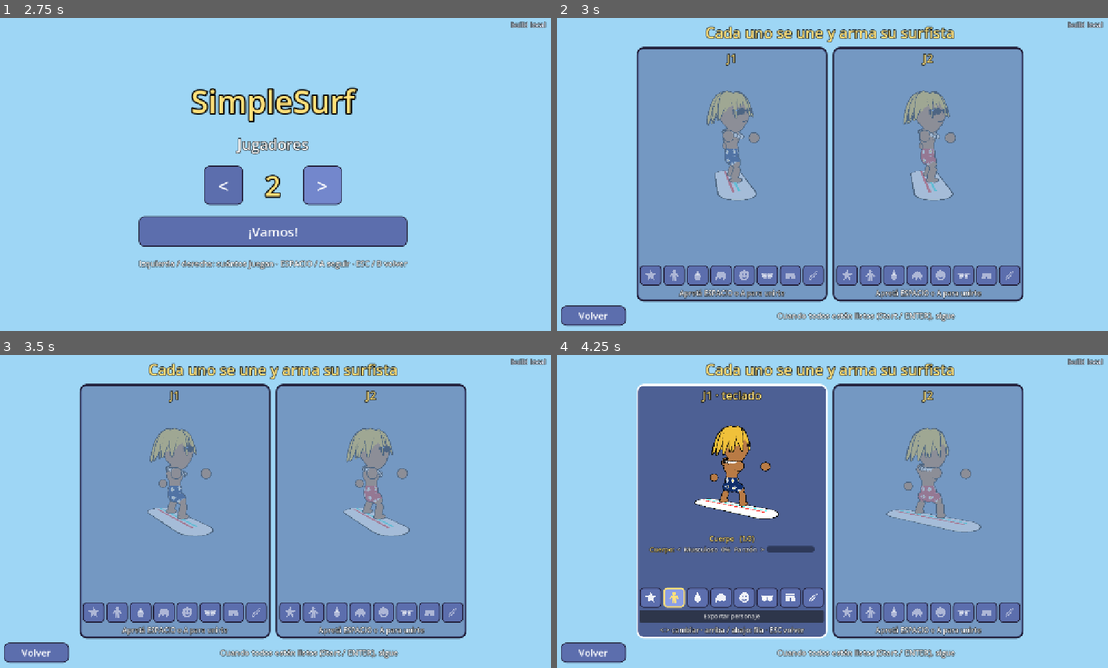
Above: before the commit, frames 1-4 (two rows, left to right).
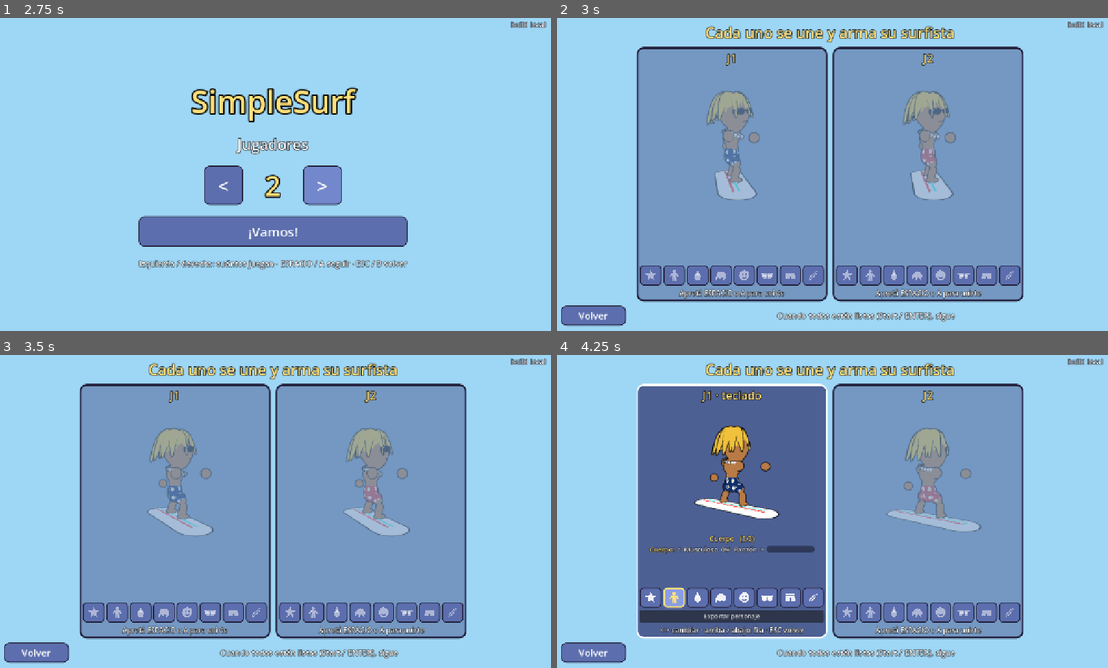
Above: after the commit, the same moments.

Repository: asimplesurfer/simplesurf
Game: Godot game, scene res://ui/menus/character_select.tscn
Two runs of this game, one before a commit and one after it. Both use one fixed random seed, a clock stepped at 60 frames per second and the inputs below. Sound files missing from this copy of the repository are replaced by a short silence.
Inputs (mouse positions are in pixels of both pictures, inside the frame that each line leads up to):
- Up to frame 1 (2.75 s): click "JUGAR" at 0.5 s; click "<" at 1.25 s; click ">" at 2 s
- Up to frame 2 (3 s): click "¡Vamos!" at 2.75 s
- Up to frame 3 (3.5 s): no input
- Up to frame 4 (4.25 s): tap Enter at 3.5 s; move the mouse to (953, 495) at 3.52 s; hold D (p1_right) from 3.53 s (still down); hold Space (p1_a) from 3.53 s (still down); click (953, 495) at 3.67 s

Frame 1 is identical in both runs. In frame 2, 0.2% of the frame differs, in the area x 27-72%, y 23-59%; in frame 3, 0.2%; in frame 4, 0.7%, in the area x 24-77%, y 22-57%.

Commit message:
3D a la resolución real de la pantalla y con antialiasing
En pantallas retina el SubViewportContainer dibujaba el 3D a 1280x720 y lo
estiraba (borroso). SharpView lo dibuja en píxeles reales (tope ~1920x1200 por
rendimiento), con MSAA 2x; el HUD se sigue armando en tamaño lógico.

Co-Authored-By: Claude Opus 5.5 <noreply@anthropic.com>
Claude-Session: https://claude.ai/code/session_0158oNfJa2g5qsqyuATh8Mjh

Diff:
--- a/ui/menus/player_card.gd
+++ b/ui/menus/player_card.gd
@@ -49,7 +49,7 @@
 var compact: bool = false
 var thumbs: ThumbRenderer
 
-var _view: SubViewportContainer
+var _view: SharpView
 var _avatar: Avatar
 var _pivot: Node3D
 var _board: Node3D
@@ -97,17 +97,15 @@
 	box.add_child(_title)
 
 	# Vista previa.
-	var view := SubViewportContainer.new()
+	var view := SharpView.new()
 	_view = view
-	view.stretch = true
 	view.size_flags_vertical = Control.SIZE_EXPAND_FILL
 	view.custom_minimum_size = Vector2(160.0, 150.0)
 	view.mouse_filter = Control.MOUSE_FILTER_IGNORE
 	box.add_child(view)
-	var vp := SubViewport.new()
+	var vp := view.viewport
 	vp.own_world_3d = true
 	vp.transparent_bg = true
-	view.add_child(vp)
 	_pivot = Node3D.new()
 	vp.add_child(_pivot)
 	_avatar = Avatar.new()
--- /dev/null
+++ b/ui/sharp_view.gd
@@ -0,0 +1,57 @@
+class_name SharpView
+extends Control
+## Una vista 3D (SubViewport) que se dibuja con los píxeles reales de la
+## pantalla. Un SubViewportContainer común toma el tamaño "lógico" de la
+## interfaz (1280x720 escalado): en una pantalla retina el 3D salía a la mitad
+## de resolución y estirado, borroso. Acá el SubViewport tiene el tamaño en
+## píxeles reales (con un tope, por el rendimiento en la web), se dibuja achicado
+## para que cada píxel caiga en uno de la pantalla, y lo 2D de adentro (el HUD)
+## se sigue armando en tamaño lógico. Con antialiasing (MSAA): bordes y
+## contornos sin escalones.
+
+## Tope de píxeles que se dibujan en 3D (sumando todas las vistas, se reparte
+## por el tamaño de cada una). Unos 1920x1200.
+const MAX_PIXELS := 2300000.0
+
+var viewport: SubViewport
+var _box: SubViewportContainer
+
+
+func _init() -> void:
+	_box = SubViewportContainer.new()
+	_box.stretch = true
+	_box.mouse_filter = Control.MOUSE_FILTER_IGNORE
+	add_child(_box)
+	viewport = SubViewport.new()
+	viewport.msaa_3d = Viewport.MSAA_2X
+	viewport.size_2d_override_stretch = true
+	_box.add_child(viewport)
+	resized.connect(_fit)
+
+
+func _ready() -> void:
+	get_tree().root.size_changed.connect(_fit)
+	_fit()
+
+
+## Cuántos píxeles de la pantalla hay por unidad de la interfaz (con el tope).
+func pixel_scale() -> float:
+	var f := get_viewport().get_final_transform().get_scale().x * get_global_transform().get_scale().x
+	if not is_finite(f) or f <= 0.0:
+		f = 1.0
+	var screen := get_tree().root.get_visible_rect().size
+	var share := clampf(size.x * size.y / maxf(screen.x * screen.y, 1.0), 0.05, 1.0)
+	var area := size.x * size.y * f * f
+	if area > MAX_PIXELS * share:
+		f *= sqrt(MAX_PIXELS * share / area)
+	return clampf(f, 0.5, 3.0)
+
+
+func _fit() -> void:
+	if not is_inside_tree() or size.x < 1.0 or size.y < 1.0:
+		return
+	var f := pixel_scale()
+	_box.scale = Vector2.ONE / f
+	_box.position = Vector2.ZERO
+	_box.size = (size * f).round()
+	viewport.size_2d_override = Vector2i(size.round())
--- a/ui/split_screen/split_screen.gd
+++ b/ui/split_screen/split_screen.gd
@@ -45,17 +45,16 @@
 	_tune_shadows(humans.size())
 	for i in humans.size():
 		var rider := humans[i]
-		var container := SubViewportContainer.new()
+		# A la resolución real de la pantalla y con antialiasing (ver SharpView).
+		var container := SharpView.new()
 		container.name = "View%d" % (i + 1)
-		container.stretch = true
 		container.size_flags_horizontal = Control.SIZE_EXPAND_FILL
 		container.size_flags_vertical = Control.SIZE_EXPAND_FILL
 		container.mouse_filter = Control.MOUSE_FILTER_IGNORE
 		box.add_child(container)
 
-		var vp := SubViewport.new()
+		var vp := container.viewport
 		vp.audio_listener_enable_3d = i == 0
-		container.add_child(vp)
 		views.append(vp)
 
 		var cam := ChaseCamera.new()
Not shown, added: ui/sharp_view.gd.uid
